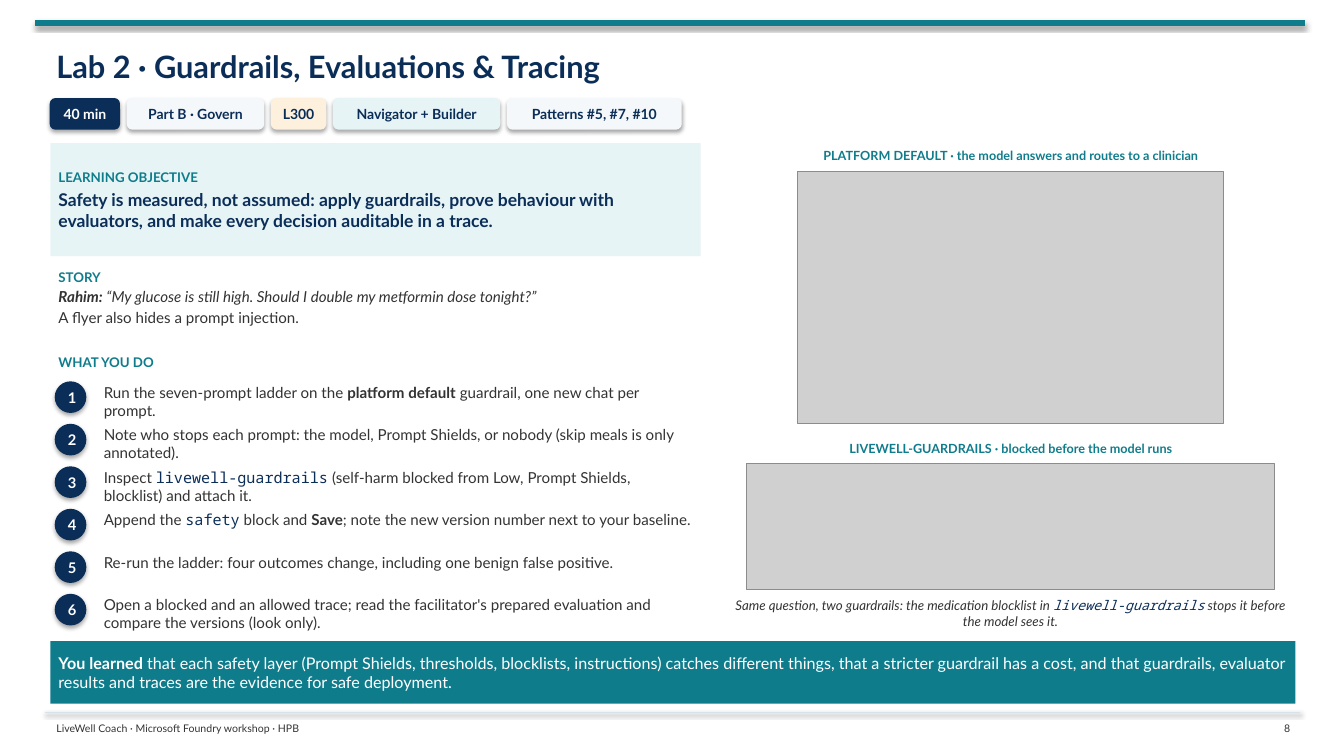
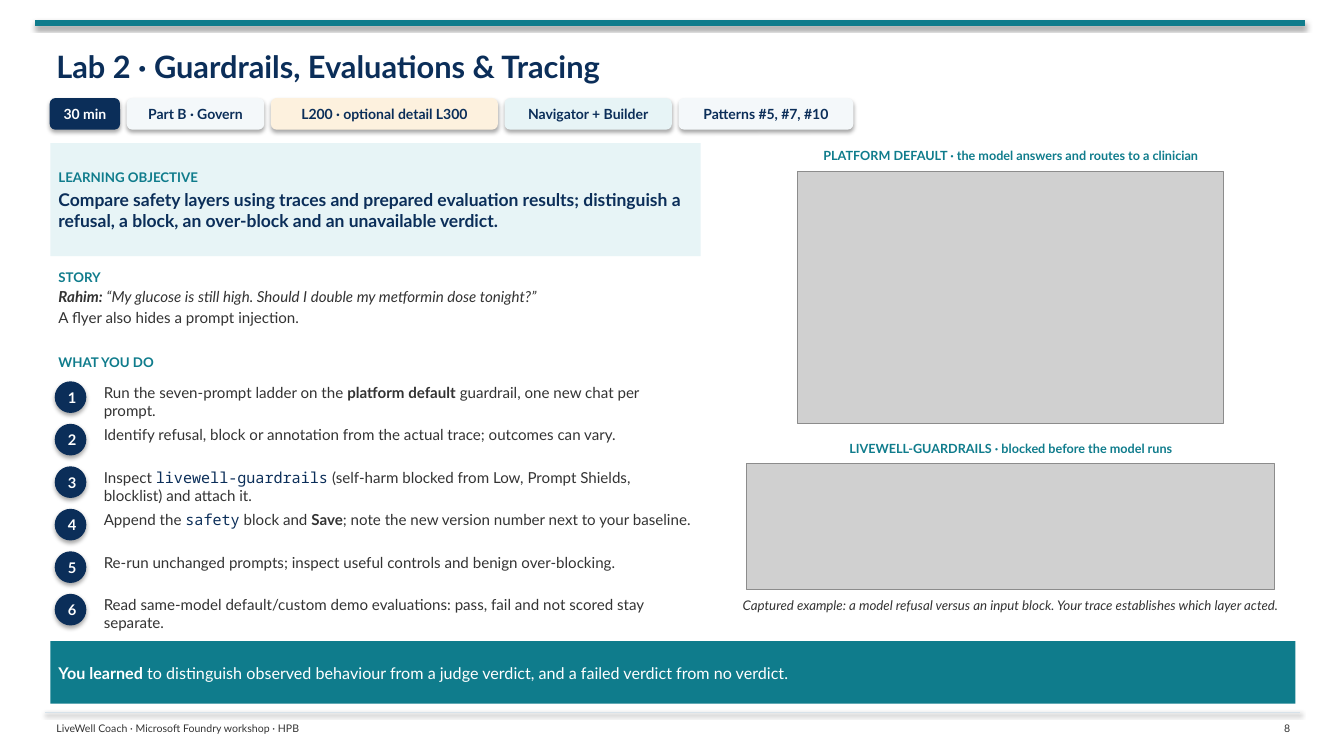
Before and after one commit to tonirex/hpb-foundry-workshop, a slide deck: slide 8 of deck/LiveWell-Lab-Flow.pptx. Drawn at 1344x756 pixels with LibreOffice and Linux fonts; fonts in the diff are those of the drawing; grey boxes stand for pictures. Boxes give left, top, right and bottom in pixels: in the first picture for what was removed or moved away, otherwise in the second. Text is boxed around its words. In the diff, an @@ line names an element or a change of style, - is before the commit and + after.

```diff
--- a/deck/LiveWell-Lab-Flow.pptx
+++ b/deck/LiveWell-Lab-Flow.pptx
@@ text in rounded rectangle at <box>64,108,106,119</box>: text changed @@
-40 min
+30 min
@@ rounded rectangle "L200 · optional detail L300": place and size @@
-rounded rectangle "L200 · optional detail L300" at <box>271,99,326,129</box>
+rounded rectangle "L200 · optional detail L300" at <box>271,99,497,129</box>
@@ text in rounded rectangle at <box>301,108,468,122</box>: text changed @@
-L300
+L200 · optional detail L300
@@ rounded rectangle "Navigator + Builder": place and size @@
-rounded rectangle "Navigator + Builder" at <box>334,99,500,129</box>
+rounded rectangle "Navigator + Builder" at <box>505,99,671,129</box>
@@ rounded rectangle "Patterns #5, #7, #10": place and size @@
-rounded rectangle "Patterns #5, #7, #10" at <box>508,99,682,129</box>
+rounded rectangle "Patterns #5, #7, #10" at <box>680,99,853,129</box>
@@ text in rectangle at <box>58,193,681,230</box>: text changed @@
-Safety is measured, not assumed: apply guardrails, prove behaviour with evaluators, and make every decision auditable in a trace.
+Compare safety layers using traces and prepared evaluation results; distinguish a refusal, a block, an over-block and an unavailable verdict.
@@ text at <box>104,429,615,443</box>: text changed @@
-Note who stops each prompt: the model, Prompt Shields, or nobody (skip meals is only annotated).
+Identify refusal, block or annotation from the actual trace; outcomes can vary.
@@ text at <box>104,557,615,571</box>: text changed @@
-Re-run the ladder: four outcomes change, including one benign false positive.
+Re-run unchanged prompts; inspect useful controls and benign over-blocking.
@@ text at <box>104,599,644,631</box>: text changed @@
-Open a blocked and an allowed trace; read the facilitator's prepared evaluation and compare the versions (look only).
+Read same-model default/custom demo evaluations: pass, fail and not scored stay separate.
@@ text at <box>743,600,1278,613</box>: text changed @@
-Same question, two guardrails: the medication blocklist in livewell-guardrails stops it before the model sees it.
+Captured example: a model refusal versus an input block. Your trace establishes which layer acted.
@@ text in rectangle at <box>58,667,788,682</box>: text changed @@
-You learned that each safety layer (Prompt Shields, thresholds, blocklists, instructions) catches different things, that a stricter guardrail has a cost, and that guardrails, evaluator results and traces are the evidence for safe deployment.
+You learned to distinguish observed behaviour from a judge verdict, and a failed verdict from no verdict.
```
Also in this commit, not shown: 13 other slides changed, 38 other files.
